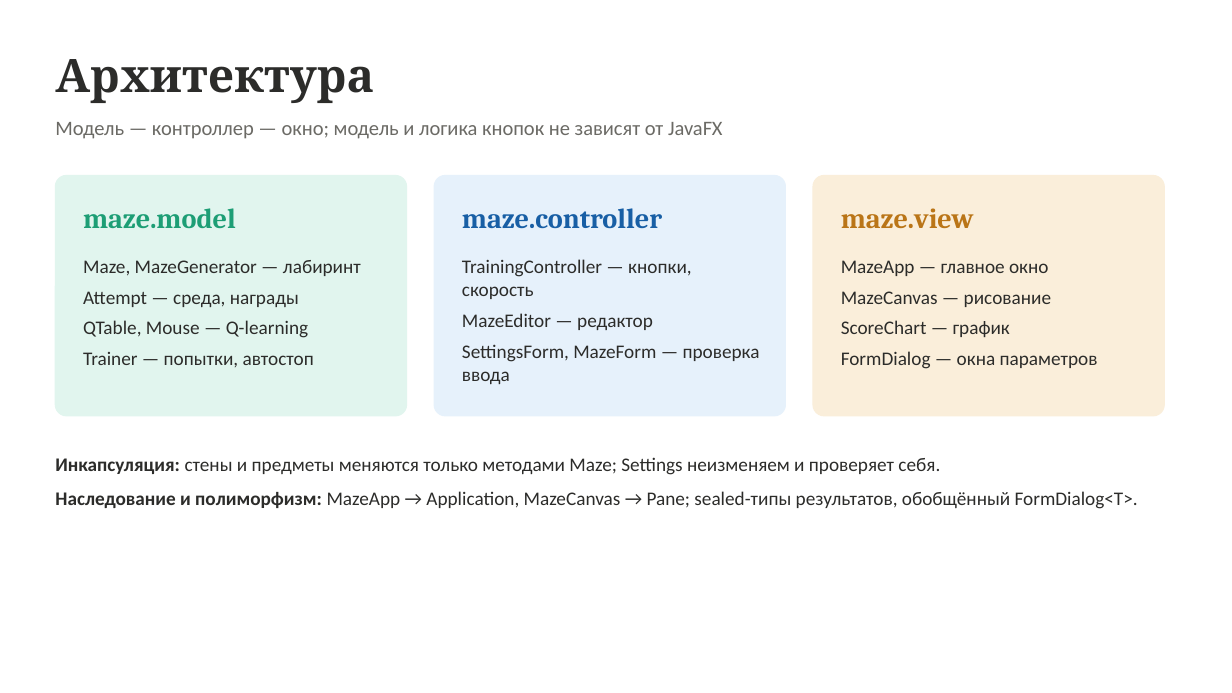
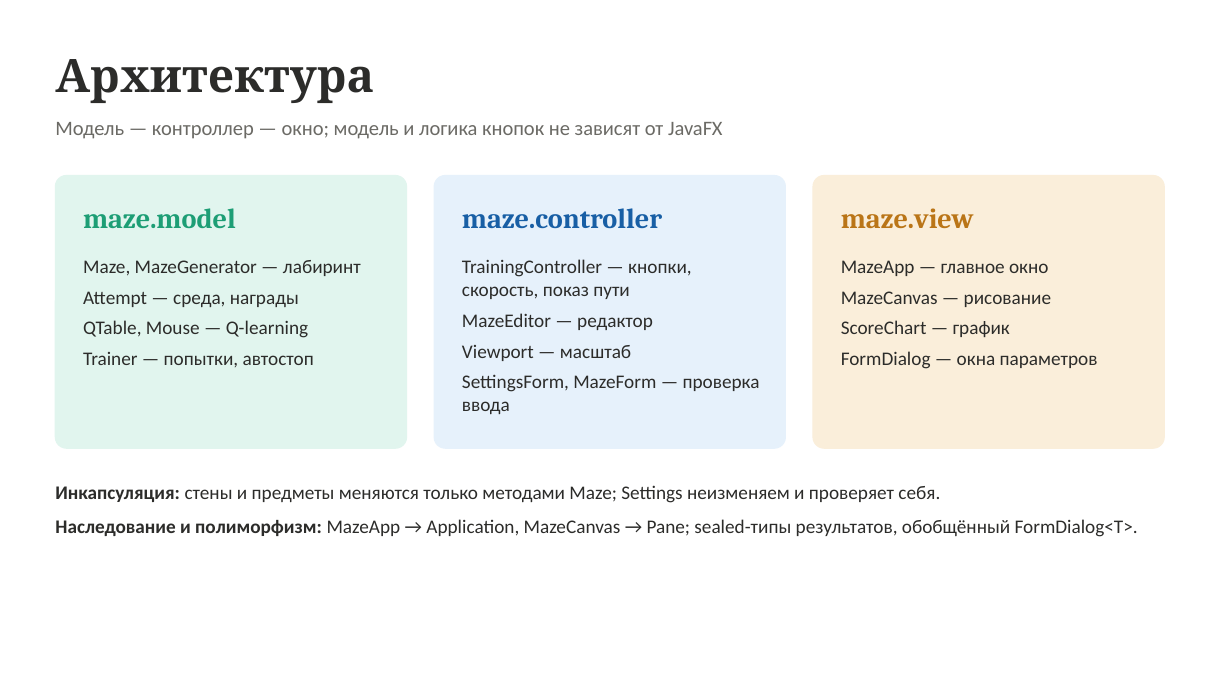
Before and after one commit to azatmn/mouse-maze, a slide deck: slide 7 of docs/presentation/Презентация_ЛР2_Минязов.pptx. Drawn at 1232x693 pixels with LibreOffice and Linux fonts; fonts in the diff are those of the drawing. Boxes give left, top, right and bottom in pixels: in the first picture for what was removed or moved away, otherwise in the second. Text is boxed around its words. In the diff, an @@ line names an element or a change of style, - is before the commit and + after.

```diff
--- a/docs/presentation/Презентация_ЛР2_Минязов.pptx
+++ b/docs/presentation/Презентация_ЛР2_Минязов.pptx
@@ rounded rectangle: place and size @@
-rounded rectangle at [55, 176, 407, 416]
+rounded rectangle at [55, 176, 407, 448]
@@ rounded rectangle: place and size @@
-rounded rectangle at [434, 176, 786, 416]
+rounded rectangle at [434, 176, 786, 448]
@@ proportions changed in 3 elements at [55, 176, 407, 448], [434, 176, 786, 448], [813, 176, 1165, 448] @@
@@ rounded rectangle: place and size @@
-rounded rectangle at [813, 176, 1165, 416]
+rounded rectangle at [813, 176, 1165, 448]
@@ text at [462, 259, 691, 299]: text changed @@
-TrainingController — кнопки, скорость
+TrainingController — кнопки, скорость, показ пути
@@ text at [462, 345, 631, 361]: paragraph added @@
+Viewport — масштаб
@@ text "Инкапсуляция: стены и предметы меняются ...": place and size @@
-text "Инкапсуляция: стены и предметы меняются ..." at [55, 457, 1138, 509]
+text "Инкапсуляция: стены и предметы меняются ..." at [55, 485, 1138, 537]
```
Also in this commit, not shown: 4 other slides changed, 22 other files.
